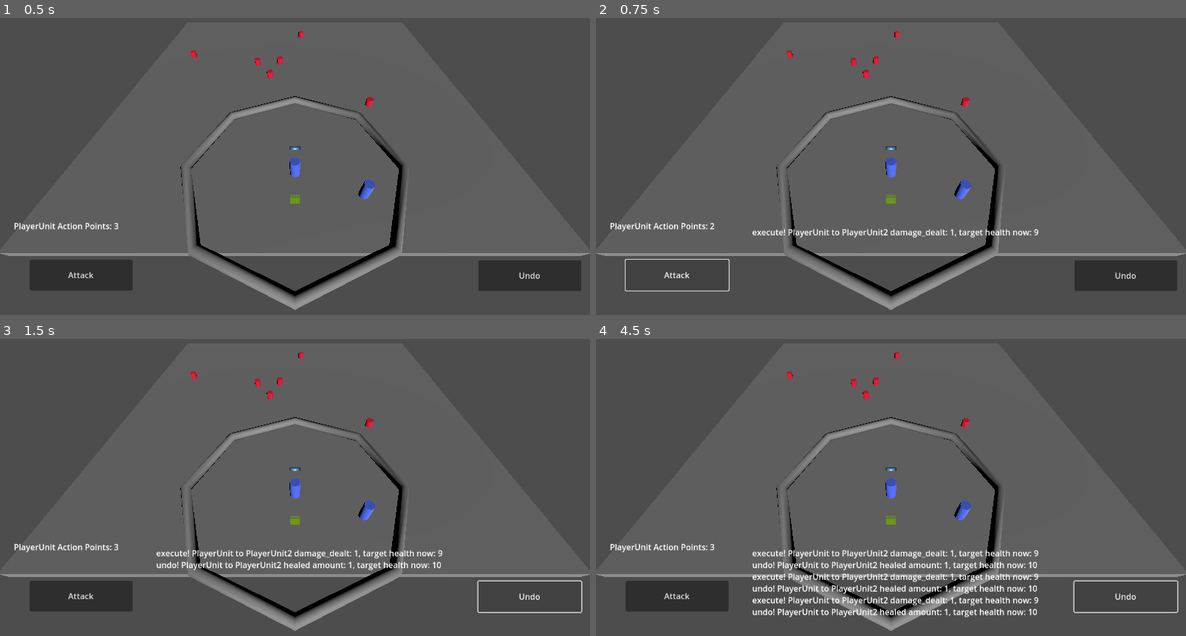
Above: before the commit, frames 1-4 (two rows, left to right).
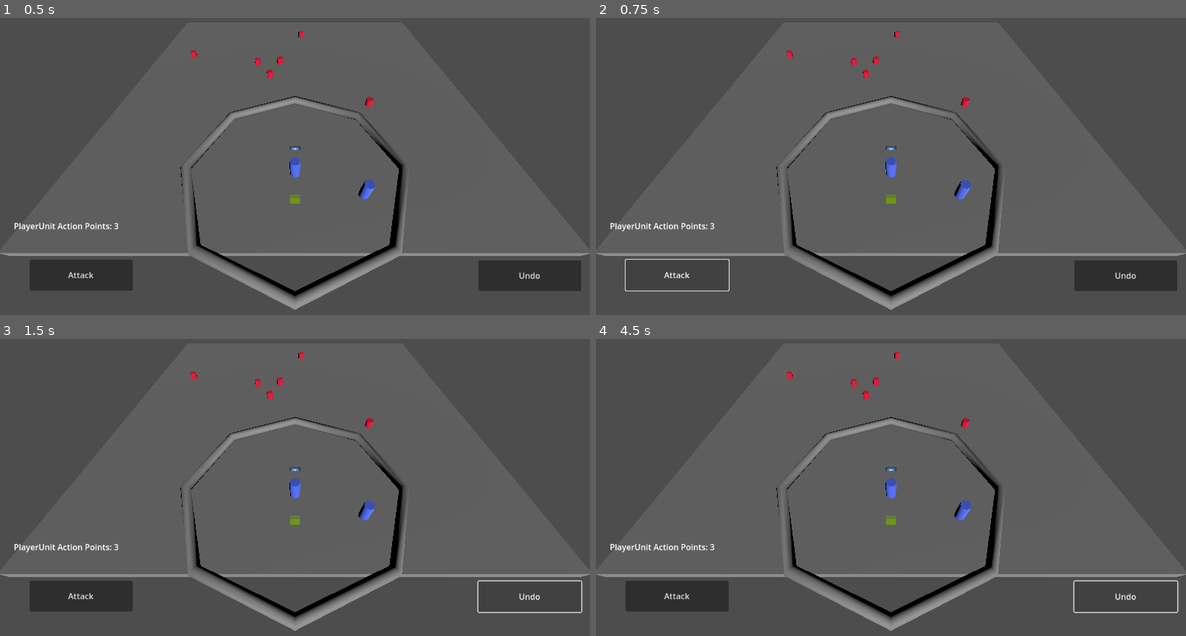
Above: after the commit, the same moments.

Repository: ValorZard/Priyanka-outdated
Game: Godot game, scene res://GameBoard/test_scene.tscn
Same seed, same stepped clock (60 frames per second), same inputs: the game is played once before the commit and once after it. The engine's default icon, where the game draws it, is replaced by a stand-in: a white triangle on a blue panel in a dark square.
Inputs:
- Up to frame 1 (0.5 s): no input
- Up to frame 2 (0.75 s): click "Attack" at 0.5 s
- Up to frame 3 (1.5 s): click "Undo" at 1.25 s
- Up to frame 4 (4.5 s): click "Attack" at 2 s; click "Undo" at 2.75 s; click "Attack" at 3.5 s; click "Undo" at 4.25 s

Frame 1 is identical in both runs. In frame 2, 0.5% of the frame differs, in the area x 19-75%, y 69-74%; in frame 3, 1.1%; in frame 4, 3.3%, in the area x 26-75%, y 70-94%.

Commit message:
units on the same team dont kill each other anymore

Diff:
--- a/Attacks/AttackArea.gd
+++ b/Attacks/AttackArea.gd
@@ -37,7 +37,7 @@
 			# probably don't want to keep killing an enemy thats already dead
 			if !unit.is_dead():
 				# only get unit that is on the other side.
-				#if (owner_unit is EnemyUnit and unit is PlayerUnit) or (owner_unit is PlayerUnit and unit is EnemyUnit):
+				if (owner_unit.is_in_group("enemy") and unit.is_in_group("player")) or (owner_unit.is_in_group("player") and unit.is_in_group("enemy")):
 					closest_target_unit = unit
 					closest_distance_between_target_and_owner = (closest_target_unit.global_position - owner_unit.global_position).length()
 			else:
--- a/GameBoard/test_scene.tscn
+++ b/GameBoard/test_scene.tscn
@@ -65,6 +65,11 @@
 
 [node name="PlayerUnit" parent="." instance=ExtResource("3_dmna3")]
 transform = Transform3D(1, 0, 0, 0, 1, 0, 0, 0, 1, 0, 3, -2)
+health = 10
+movement_speed = 7.5
+max_movement_radius = 10.0
+action_points = 3
+max_action_points = 3
 
 [node name="Box" parent="." instance=ExtResource("4_t58ag")]
 transform = Transform3D(50, 0, 0, 0, 1, 0, 0, 0, 50, 0, 0, -20)
@@ -76,27 +81,62 @@
 
 [node name="EnemyUnit" parent="." instance=ExtResource("7_7icr8")]
 transform = Transform3D(1, 0, 0, 0, 1, 0, 0, 0, 1, 10.4435, 0.5, -14.7083)
+health = 10
+movement_speed = 7.5
+max_movement_radius = 10.0
+action_points = 3
+max_action_points = 3
 
 [node name="CombatManager" type="Node" parent="."]
 script = ExtResource("8_quw6g")
 
 [node name="EnemyUnit2" parent="." instance=ExtResource("7_7icr8")]
 transform = Transform3D(1, 0, 0, 0, 1, 0, 0, 0, 1, -18.4451, 0.5, -28.6717)
+health = 10
+movement_speed = 7.5
+max_movement_radius = 10.0
+action_points = 3
+max_action_points = 3
 
 [node name="EnemyUnit3" parent="." instance=ExtResource("7_7icr8")]
 transform = Transform3D(1, 0, 0, 0, 1, 0, 0, 0, 1, 1.23204, 0.5, -37.2569)
+health = 10
+movement_speed = 7.5
+max_movement_radius = 10.0
+action_points = 3
+max_action_points = 3
 
 [node name="EnemyUnit4" parent="." instance=ExtResource("7_7icr8")]
 transform = Transform3D(1, 0, 0, 0, 1, 0, 0, 0, 1, -4.05293, 0.5, -22.0237)
+health = 10
+movement_speed = 7.5
+max_movement_radius = 10.0
+action_points = 3
+max_action_points = 3
 
 [node name="PlayerUnit2" parent="." instance=ExtResource("3_dmna3")]
 transform = Transform3D(0.999109, 0.042207, 0, -0.042207, 0.999109, 0, 0, 0, 1, 6.60937, 2.30312, 0)
+health = 10
+movement_speed = 7.5
+max_movement_radius = 10.0
+action_points = 3
+max_action_points = 3
 
 [node name="EnemyUnit5" parent="." instance=ExtResource("7_7icr8")]
 transform = Transform3D(1, 0, 0, 0, 1, 0, 0, 0, 1, -2.64167, 0.5, -26.417)
+health = 10
+movement_speed = 7.5
+max_movement_radius = 10.0
+action_points = 3
+max_action_points = 3
 
 [node name="EnemyUnit6" parent="." instance=ExtResource("7_7icr8")]
 transform = Transform3D(1, 0, 0, 0, 1, 0, 0, 0, 1, -6.48176, 0.5, -25.9327)
+health = 10
+movement_speed = 7.5
+max_movement_radius = 10.0
+action_points = 3
+max_action_points = 3
 
 [node name="Timer" type="Timer" parent="."]
 wait_time = 0.25
--- a/Units/BaseUnit.gd
+++ b/Units/BaseUnit.gd
@@ -19,9 +19,12 @@
 
 
 # Called when the node enters the scene tree for the first time.
-func _ready():
+func setup_unit():
 	attack_area = preload("res://Attacks/AttackArea.tscn").instantiate()
 	add_child(attack_area)
+
+func _ready():
+	setup_unit()
 
 # note for future self, should figure out how to change this either move_and_slide or move_and_collide
 # that way I can take advantage of Godot's in engine physics stuff and not run into any weird bugs
--- a/Units/EnemyUnit.gd
+++ b/Units/EnemyUnit.gd
@@ -1,3 +1,7 @@
 extends BaseUnit
 
 class_name EnemyUnit
+
+func _ready():
+	setup_unit()
+	add_to_group("enemy")
--- a/Units/PlayerUnit.gd
+++ b/Units/PlayerUnit.gd
@@ -1,3 +1,7 @@
 extends BaseUnit
 
 class_name PlayerUnit
+
+func _ready():
+	setup_unit()
+	add_to_group("player")
